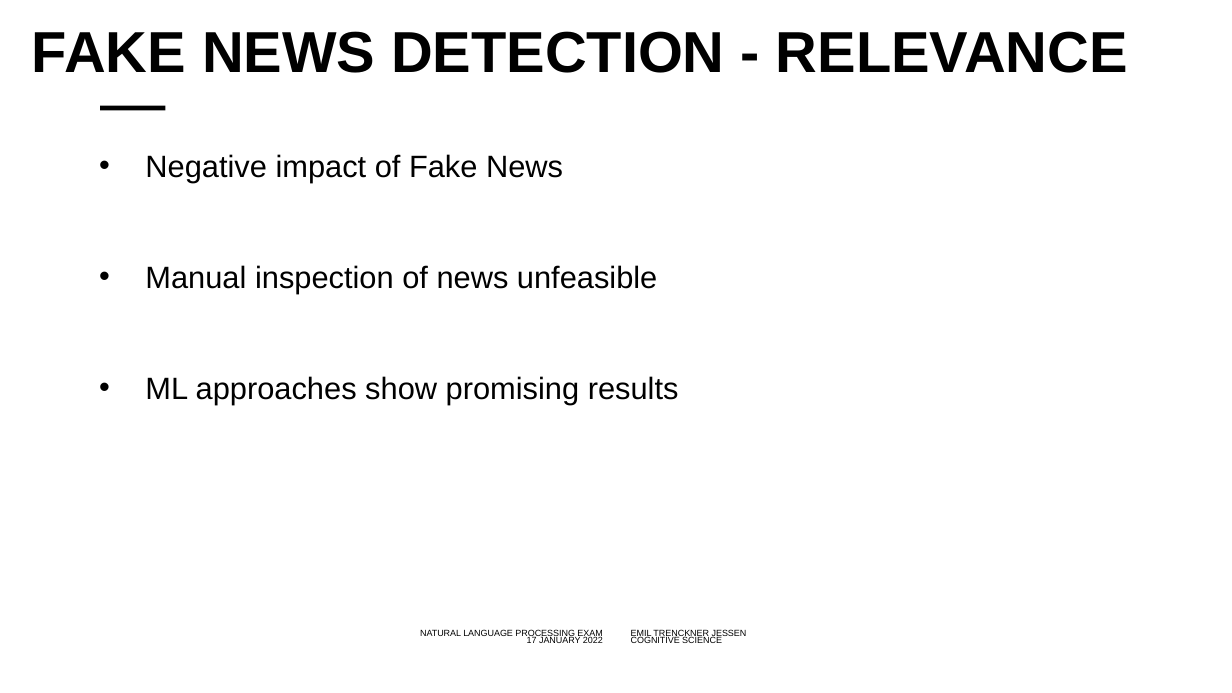
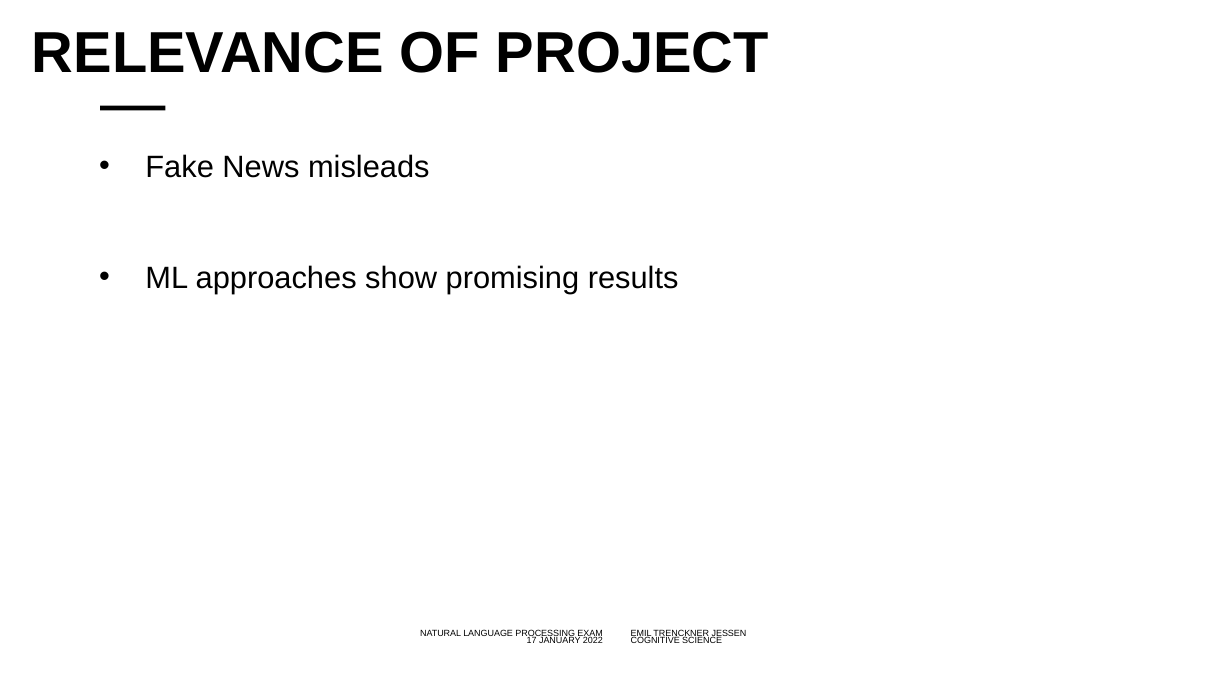
Before and after one commit to emiltj/NLP_oral_backup, a slide deck: slide 5 of Oral presentation/NLP.pptx (slide 7 before the commit). Drawn at 1232x693 pixels with LibreOffice and Linux fonts; fonts in the diff are those of the drawing; background and template pictures are left out. Boxes give left, top, right and bottom in pixels: in the first picture for what was removed or moved away, otherwise in the second. Text is boxed around its words. In the diff, an @@ line names an element or a change of style, - is before the commit and + after.

```diff
--- a/Oral presentation/NLP.pptx
+++ b/Oral presentation/NLP.pptx
@@ title at <box>32,31,769,73</box>: text changed @@
-FAKE NEWS DETECTION - RELEVANCE
+RELEVANCE OF PROJECT
@@ text at <box>145,154,430,178</box>: text changed @@
-• Negative impact of Fake News
-• Manual inspection of news unfeasible
+• Fake News misleads
```
Also in this commit, not shown: 12 other slides changed, 14 slides added, 10 slides removed, 6 other files.
